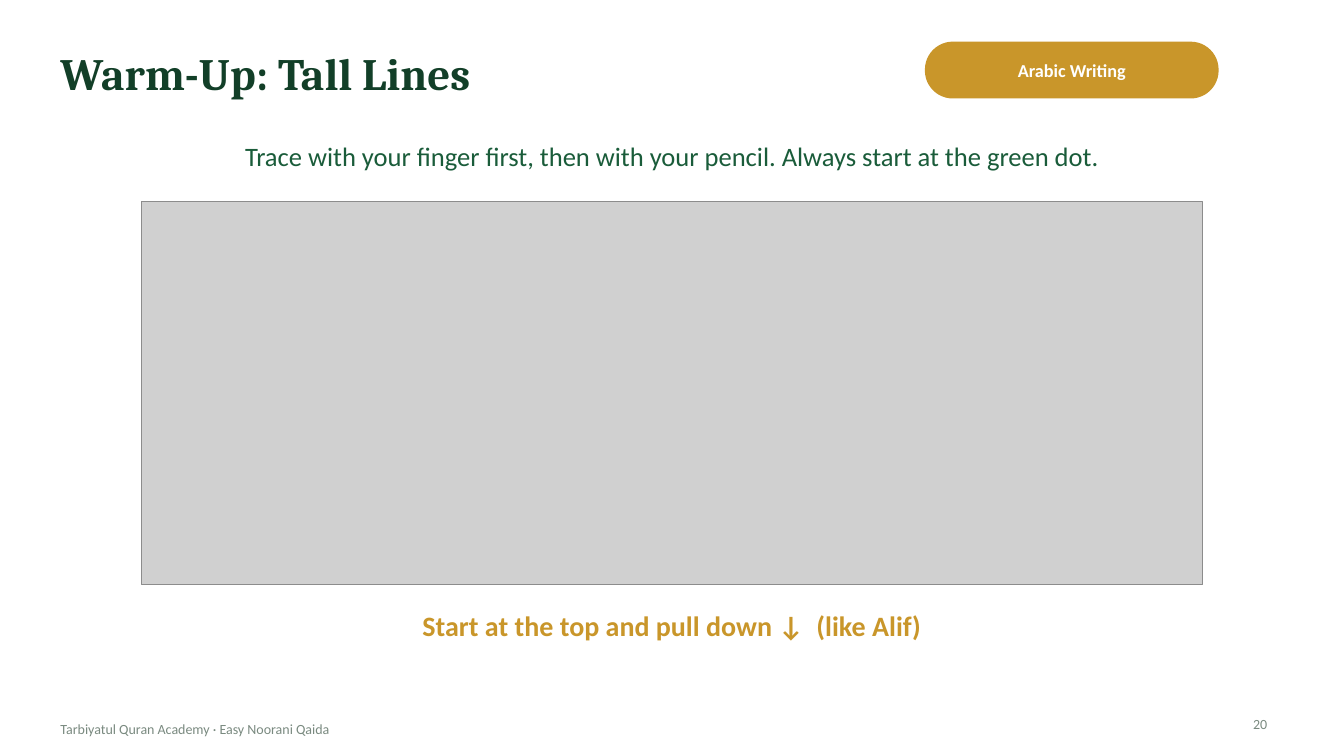
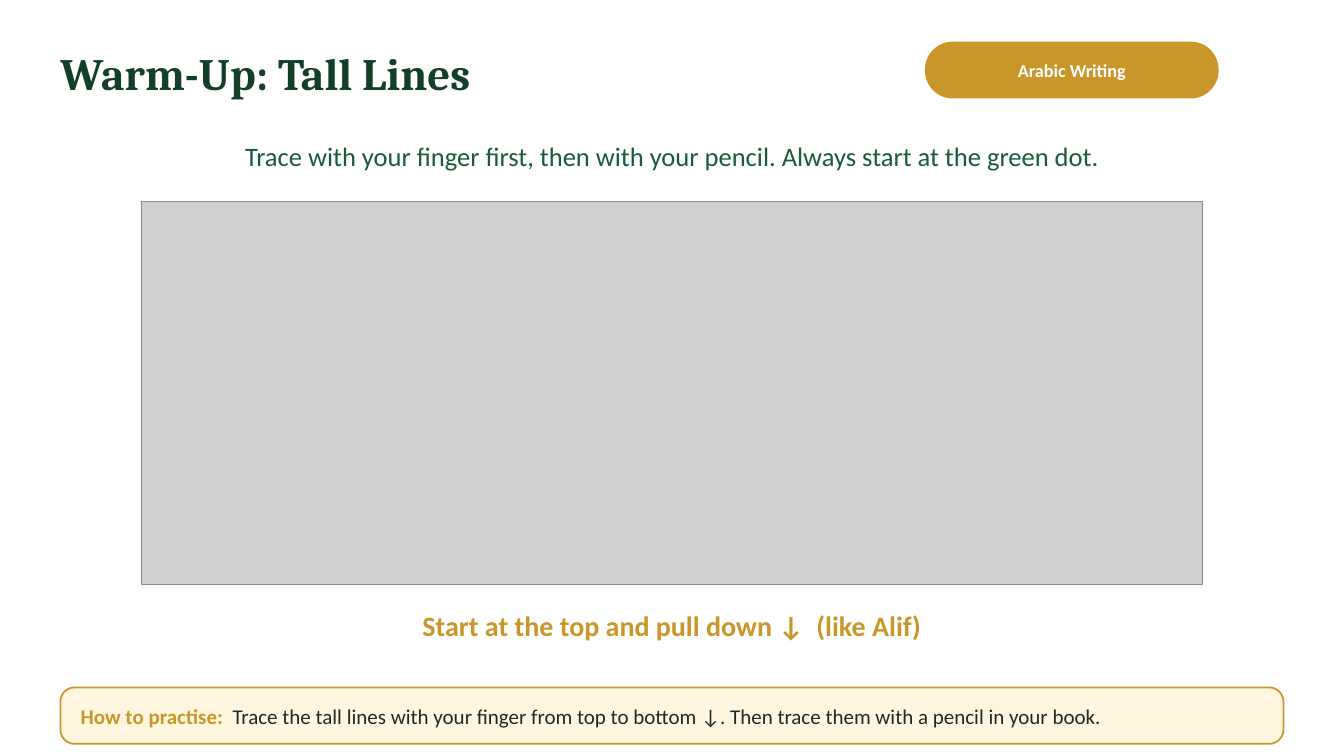
Before and after one commit to ibnhosain/TQA-Management-System, a slide deck: slide 20 of backend/core/deck_seed/easy-noorani-qaida-lecture-02-student.pptx. Drawn at 1344x756 pixels with LibreOffice and Linux fonts; fonts in the diff are those of the drawing; grey boxes stand for pictures; background and template pictures are left out. Boxes give left, top, right and bottom in pixels: in the first picture for what was removed or moved away, otherwise in the second. Text is boxed around its words. In the diff, an @@ line names an element or a change of style, - is before the commit and + after.

```diff
--- a/backend/core/deck_seed/easy-noorani-qaida-lecture-02-student.pptx
+++ b/backend/core/deck_seed/easy-noorani-qaida-lecture-02-student.pptx
@@ rounded rectangle added at (x1=60, y1=688, x2=1284, y2=744), fill #FFF6E0, outline #C9962A 1.25 pt @@
@@ text added at (x1=81, y1=709, x2=1101, y2=728), 15 pt, text #1F2A24 @@
+How to practise: Trace the tall lines with your finger from top to bottom ↓. Then trace them with a pencil in your book.
@@ text removed at (x1=60, y1=724, x2=329, y2=736) @@
-Tarbiyatul Quran Academy · Easy Noorani Qaida
@@ page number removed at (x1=1253, y1=720, x2=1267, y2=729) @@
-20
```
Also in this commit, not shown: 23 other slides changed, 2 other files.
